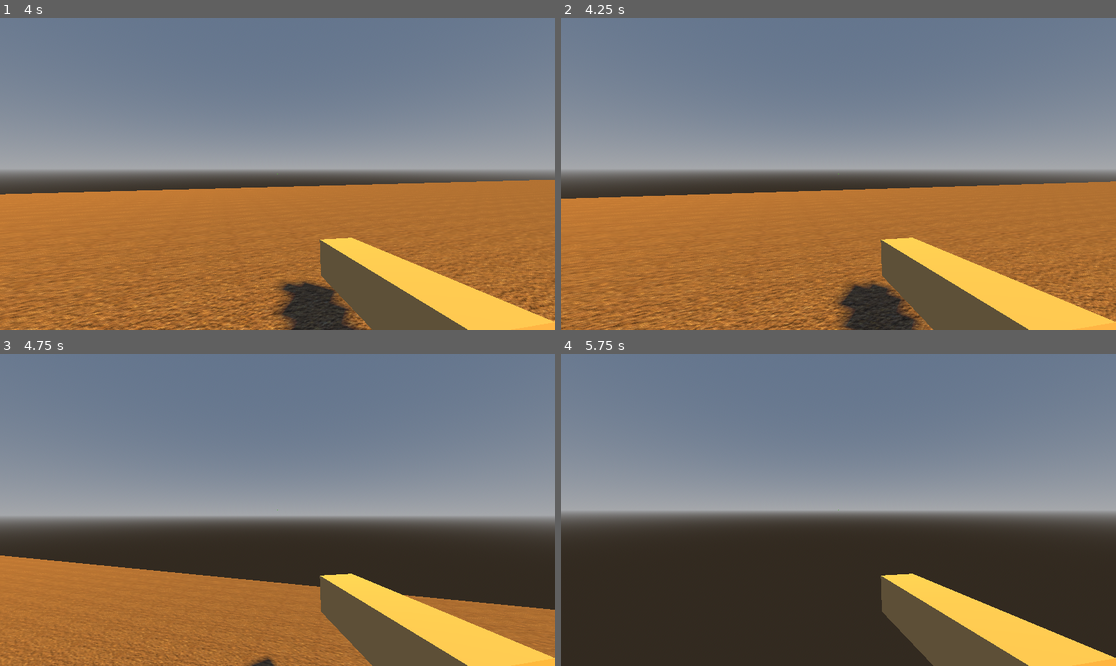
Above: before the commit, frames 1-4 (two rows, left to right).
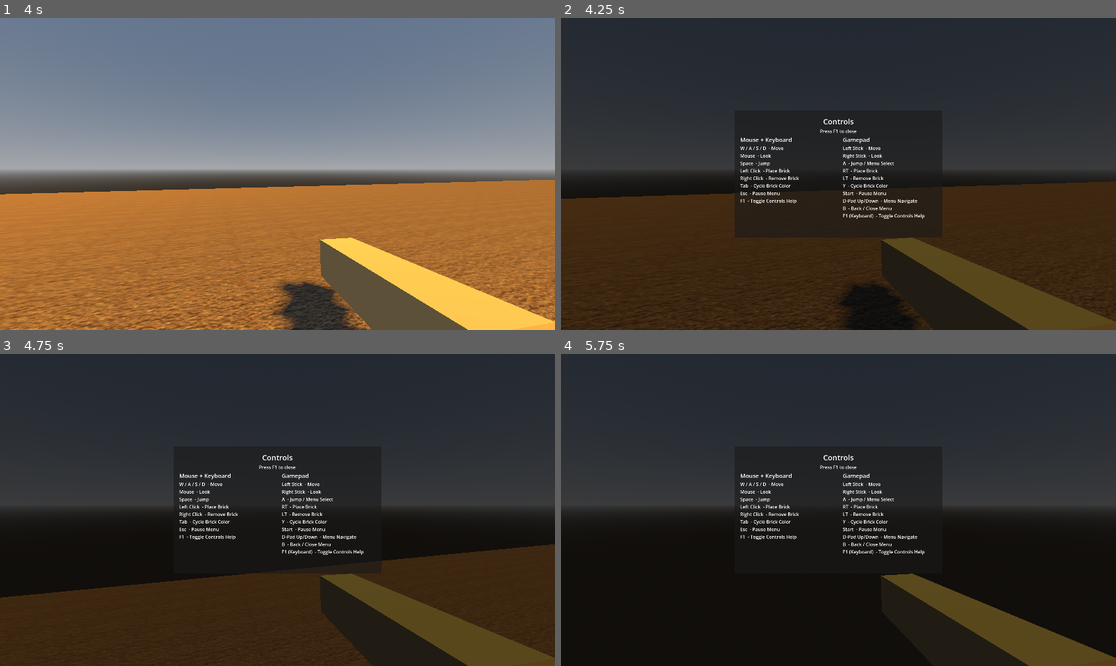
Above: after the commit, the same moments.

Repository: Shibalba/bricklayer
Game: Godot game, scene res://main.tscn
Same seed, same stepped clock (60 frames per second), same inputs: the game is played once before the commit and once after it. Sound files missing from this copy of the repository are replaced by a short silence.
Inputs (mouse positions are in pixels of both pictures, inside the frame that each line leads up to):
- Up to frame 1 (4 s): tap Enter at 0.5 s; move the mouse to (305, 174) at 0.52 s; press the mouse at (305, 174) at 0.53 s; hold W (move_forward) from 0.53 s (still down); tap Space (jump) at 0.77, 1.52, 3.02, 3.77 s; move the mouse to (249, 174) at 1.27 s; release the mouse at (249, 174) at 1.28 s; right-click (249, 174) at 1.35 s; move the mouse to (288, 167) at 2.02 s; press the mouse at (288, 167) at 2.03 s; move the mouse to (271, 180) at 2.77 s; release the mouse at (271, 180) at 2.78 s; right-click (271, 180) at 2.85 s; move the mouse to (316, 177) at 3.52 s; press the mouse at (316, 177) at 3.53 s
- Up to frame 2 (4.25 s): keep holding W (move_forward); tap F1 (show_controls, bound only after the commit) at 4.15 s
- Up to frame 3 (4.75 s): keep holding W (move_forward); tap F at 4.25 s; move the mouse to (233, 506) at 4.27 s; release the mouse at (233, 506) at 4.28 s; right-click (233, 506) at 4.35 s; tap Space (jump) at 4.52 s
- Up to frame 4 (5.75 s): keep holding W (move_forward); tap F at 5 s; move the mouse to (844, 510) at 5.02 s; press the mouse at (844, 510) at 5.03 s

Frame 1 is identical in both runs. In frame 2, 100% of the frame differs, in the area x 0-100%, y 0-100%; in frame 3, 94%; in frame 4, 100%.

Commit message:
Add controls overlay and integrate with pause menu
Co-authored-by: Copilot <copilot@github.com>

Diff:
--- /dev/null
+++ b/controls_overlay.gd
@@ -0,0 +1,21 @@
+extends ColorRect
+
+@onready var keyboard_label = $Panel/Margin/Content/Columns/KeyboardColumn/KeyboardText
+@onready var gamepad_label = $Panel/Margin/Content/Columns/GamepadColumn/GamepadText
+
+func _ready() -> void:
+	visible = false
+	process_mode = Node.PROCESS_MODE_ALWAYS
+	mouse_filter = Control.MOUSE_FILTER_IGNORE
+	_update_text()
+
+
+func _unhandled_input(event: InputEvent) -> void:
+	if event.is_action_pressed("show_controls"):
+		visible = !visible
+		get_viewport().set_input_as_handled()
+
+
+func _update_text() -> void:
+	keyboard_label.text = "W / A / S / D  - Move\nMouse  - Look\nSpace  - Jump\nLeft Click  - Place Brick\nRight Click  - Remove Brick\nTab  - Cycle Brick Color\nEsc  - Pause Menu\nF1  - Toggle Controls Help"
+	gamepad_label.text = "Left Stick  - Move\nRight Stick  - Look\nA  - Jump / Menu Select\nRT  - Place Brick\nLT  - Remove Brick\nY  - Cycle Brick Color\nStart  - Pause Menu\nD-Pad Up/Down  - Menu Navigate\nB  - Back / Close Menu\nF1 (Keyboard)  - Toggle Controls Help"
--- a/main.tscn
+++ b/main.tscn
@@ -4,6 +4,7 @@
 [ext_resource type="Script" uid="uid://dk8pns77uwlff" path="res://player.gd" id="1_ig7tw"]
 [ext_resource type="Texture2D" uid="uid://buabfdshtghnl" path="res://Terrain12_img.jpg" id="2_1bvp3"]
 [ext_resource type="Script" uid="uid://505lvloaswbs" path="res://pause_menu.gd" id="3_h2yge"]
+[ext_resource type="Script" path="res://controls_overlay.gd" id="4_1x8sf"]
 
 [sub_resource type="ProceduralSkyMaterial" id="ProceduralSkyMaterial_0xm2m"]
 
@@ -180,6 +181,83 @@
 color = Color(0, 0, 0, 0.5)
 script = ExtResource("3_h2yge")
 
+[node name="ControlsOverlay" type="ColorRect" parent="CanvasLayer"]
+visible = false
+process_mode = 3
+anchors_preset = 15
+anchor_right = 1.0
+anchor_bottom = 1.0
+grow_horizontal = 2
+grow_vertical = 2
+mouse_filter = 2
+color = Color(0, 0, 0, 0.65)
+script = ExtResource("4_1x8sf")
+
+[node name="Panel" type="PanelContainer" parent="CanvasLayer/ControlsOverlay"]
+layout_mode = 1
+anchors_preset = 8
+anchor_left = 0.5
+anchor_top = 0.5
+anchor_right = 0.5
+anchor_bottom = 0.5
+offset_left = -360.0
+offset_top = -220.0
+offset_right = 360.0
+offset_bottom = 220.0
+grow_horizontal = 2
+grow_vertical = 2
+
+[node name="Margin" type="MarginContainer" parent="CanvasLayer/ControlsOverlay/Panel"]
+layout_mode = 2
+theme_override_constants/margin_left = 20
+theme_override_constants/margin_top = 20
+theme_override_constants/margin_right = 20
+theme_override_constants/margin_bottom = 20
+
+[node name="Content" type="VBoxContainer" parent="CanvasLayer/ControlsOverlay/Panel/Margin"]
+layout_mode = 2
+
+[node name="Title" type="Label" parent="CanvasLayer/ControlsOverlay/Panel/Margin/Content"]
+layout_mode = 2
+theme_override_font_sizes/font_size = 26
+text = "Controls"
+horizontal_alignment = 1
+
+[node name="Hint" type="Label" parent="CanvasLayer/ControlsOverlay/Panel/Margin/Content"]
+layout_mode = 2
+text = "Press F1 to close"
+horizontal_alignment = 1
+
+[node name="Columns" type="HBoxContainer" parent="CanvasLayer/ControlsOverlay/Panel/Margin/Content"]
+layout_mode = 2
+theme_override_constants/separation = 30
+
+[node name="KeyboardColumn" type="VBoxContainer" parent="CanvasLayer/ControlsOverlay/Panel/Margin/Content/Columns"]
+layout_mode = 2
+size_flags_horizontal = 3
+
+[node name="KeyboardTitle" type="Label" parent="CanvasLayer/ControlsOverlay/Panel/Margin/Content/Columns/KeyboardColumn"]
+layout_mode = 2
+theme_override_font_sizes/font_size = 20
+text = "Mouse + Keyboard"
+
+[node name="KeyboardText" type="Label" parent="CanvasLayer/ControlsOverlay/Panel/Margin/Content/Columns/KeyboardColumn"]
+layout_mode = 2
+autowrap_mode = 3
+
+[node name="GamepadColumn" type="VBoxContainer" parent="CanvasLayer/ControlsOverlay/Panel/Margin/Content/Columns"]
+layout_mode = 2
+size_flags_horizontal = 3
+
+[node name="GamepadTitle" type="Label" parent="CanvasLayer/ControlsOverlay/Panel/Margin/Content/Columns/GamepadColumn"]
+layout_mode = 2
+theme_override_font_sizes/font_size = 20
+text = "Gamepad"
+
+[node name="GamepadText" type="Label" parent="CanvasLayer/ControlsOverlay/Panel/Margin/Content/Columns/GamepadColumn"]
+layout_mode = 2
+autowrap_mode = 3
+
 [node name="MainButtons" type="VBoxContainer" parent="CanvasLayer/PauseMenu" unique_id=1117693403]
 layout_mode = 1
 anchors_preset = 8
@@ -201,6 +279,10 @@
 [node name="SettingsButton" type="Button" parent="CanvasLayer/PauseMenu/MainButtons" unique_id=2031141617]
 layout_mode = 2
 text = "Settings"
+
+[node name="ControlsButton" type="Button" parent="CanvasLayer/PauseMenu/MainButtons"]
+layout_mode = 2
+text = "Controls"
 
 [node name="RestartButton" type="Button" parent="CanvasLayer/PauseMenu/MainButtons" unique_id=1160817876]
 layout_mode = 2
@@ -282,6 +364,7 @@
 
 [connection signal="pressed" from="CanvasLayer/PauseMenu/MainButtons/ContinueButton" to="CanvasLayer/PauseMenu" method="_on_continue_button_pressed"]
 [connection signal="pressed" from="CanvasLayer/PauseMenu/MainButtons/SettingsButton" to="CanvasLayer/PauseMenu" method="_on_settings_button_pressed"]
+[connection signal="pressed" from="CanvasLayer/PauseMenu/MainButtons/ControlsButton" to="CanvasLayer/PauseMenu" method="_on_controls_button_pressed"]
 [connection signal="pressed" from="CanvasLayer/PauseMenu/MainButtons/RestartButton" to="CanvasLayer/PauseMenu" method="_on_restart_button_pressed"]
 [connection signal="pressed" from="CanvasLayer/PauseMenu/MainButtons/QuitButton" to="CanvasLayer/PauseMenu" method="_on_quit_button_pressed"]
 [connection signal="toggled" from="CanvasLayer/PauseMenu/SettingsPage/FullscreenToggle" to="CanvasLayer/PauseMenu" method="_on_fullscreen_toggle_toggled"]
--- a/pause_menu.gd
+++ b/pause_menu.gd
@@ -13,6 +13,8 @@
 @onready var settings_page = $SettingsPage
 @onready var continue_button = $MainButtons/ContinueButton
 @onready var settings_button = $MainButtons/SettingsButton
+@onready var controls_button = $MainButtons/ControlsButton
+@onready var controls_overlay = get_parent().get_node("ControlsOverlay")
 
 func _ready():
 	hide()
@@ -58,7 +60,11 @@
 			Input.mouse_mode = Input.MOUSE_MODE_CAPTURED
 
 	if event.is_action_pressed("menu_back"):
-		if settings_page.visible:
+		if controls_overlay and controls_overlay.visible:
+			controls_overlay.visible = false
+			main_buttons.show()
+			controls_button.grab_focus()
+		elif settings_page.visible:
 			_on_back_button_pressed()
 		else:
 			toggle_pause()
@@ -80,12 +86,22 @@
 
 func _on_settings_button_pressed():
 	# Hide the main menu, show settings
+	if controls_overlay:
+		controls_overlay.visible = false
 	main_buttons.hide()
 	settings_page.show()
 	res_button.grab_focus()
 
+func _on_controls_button_pressed():
+	settings_page.hide()
+	main_buttons.hide()
+	if controls_overlay:
+		controls_overlay.visible = true
+
 func _on_back_button_pressed():
 	# Hide settings, show main menu
+	if controls_overlay:
+		controls_overlay.visible = false
 	settings_page.hide()
 	main_buttons.show()
 	settings_button.grab_focus()
@@ -117,11 +133,15 @@
 
 	if new_pause_state:
 		# Reset to show main buttons every time we open the menu
+		if controls_overlay:
+			controls_overlay.visible = false
 		main_buttons.show()
 		settings_page.hide()
 		continue_button.grab_focus()
 		Input.mouse_mode = Input.MOUSE_MODE_VISIBLE if show_mouse_cursor else Input.MOUSE_MODE_CAPTURED
 	else:
+		if controls_overlay:
+			controls_overlay.visible = false
 		Input.mouse_mode = Input.MOUSE_MODE_CAPTURED
 
 # --- Button Connections ---
--- a/project.godot
+++ b/project.godot
@@ -123,6 +123,12 @@
 ]
 }
 
+show_controls={
+"deadzone": 0.5,
+"events": [Object(InputEventKey,"resource_local_to_scene":false,"resource_name":"","device":-1,"window_id":0,"alt_pressed":false,"shift_pressed":false,"ctrl_pressed":false,"meta_pressed":false,"pressed":false,"keycode":0,"physical_keycode":4194332,"key_label":0,"unicode":0,"location":0,"echo":false,"script":null)
+]
+}
+
 ui_focus_next={
 "deadzone": 0.5,
 "events": [Object(InputEventKey,"resource_local_to_scene":false,"resource_name":"","device":-1,"window_id":0,"alt_press …(195 unchanged characters)…
Not shown, added: controls_overlay.gd.uid
